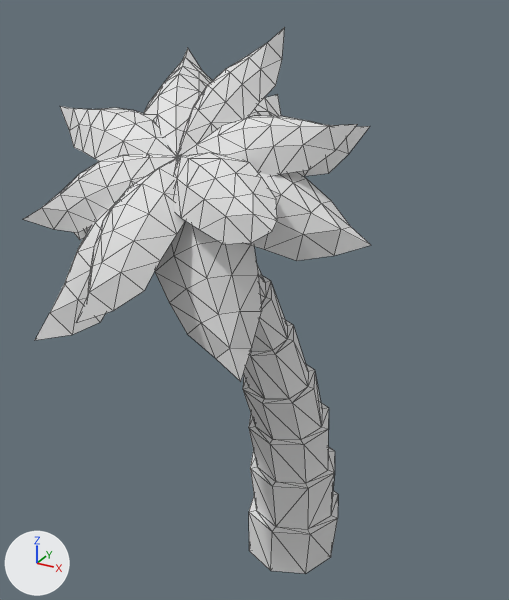
What one commit did to the FBX model Unity Files/Assets/PlunderSail/Meshes/OceanStandard/Foilage/Tree_002_OceanStandard_002_Palm.fbx.
Rendered twice from a camera (50 mm lens) standing at (2.99, -6.41, 6.48) and looking at (-0.28, -0.46, 3.51). Lighting does not change. The marker at lower left points along +X, +Y and +Z. Mesh edges are drawn as thin lines. Materials are left out; every surface is plain grey. Where no turn or scale is listed for an object, it has been applied to the vertices. Vertices at the same position are counted once.

The first picture shows 'Tree_004_OceanStandard_004_Palm'.
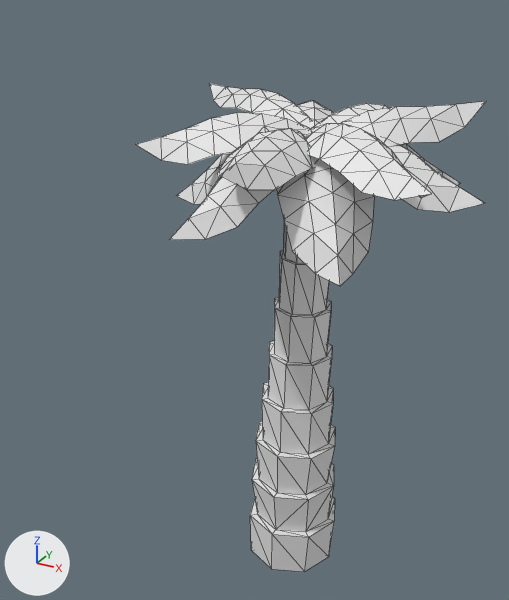
What differs and where, as boxes [x1, y1, x2, y2] in the pictures (509 x 600 px; the box of a moved part takes in the faces that stretch with it):
'Tree_004_OceanStandard_004_Palm', reshaped (11% shorter): before [23, 27, 370, 573]; after [135, 84, 486, 572]
part 1 of me_mesh, moved or reshaped: before [175, 94, 281, 158]; after [210, 84, 312, 128]
part 2 of me_mesh, moved or reshaped: before [144, 48, 212, 156]; after [135, 113, 310, 164]
part 3 of me_mesh, moved or reshaped: before [298, 125, 370, 176]; after [217, 128, 316, 190]
part 4 of me_mesh, moved or reshaped: before [177, 115, 357, 176]; after [305, 123, 432, 200]
part 5 of me_mesh, moved or reshaped: before [246, 172, 370, 261]; after [296, 101, 334, 129]
part 6 of me_mesh, moved or reshaped (not visible before): after [341, 101, 486, 146]
part 7 of me_mesh, moved or reshaped: before [60, 106, 176, 161]; after [311, 103, 388, 129]
part 8 of me_mesh, moved or reshaped: before [76, 158, 185, 323]; after [277, 158, 374, 286]
part 9 of me_mesh, moved or reshaped: before [74, 227, 90, 240]; after [169, 136, 305, 240]
part 10 of me_mesh, moved or reshaped: before [23, 155, 176, 233]; after [177, 152, 233, 204]
part 11 of me_mesh, moved or reshaped (not visible afterwards): before [155, 221, 262, 382]
part 12 of me_mesh, added: after [400, 144, 460, 185]
part 13 of me_mesh, added: after [383, 142, 485, 212]
part 14 of me_mesh, deleted: before [174, 27, 285, 244]
part 15 of me_mesh, deleted: before [35, 198, 120, 340]
part 16 of me_mesh, moved or reshaped: before [243, 263, 338, 573]; after [250, 223, 335, 572]

The change, as a diff of the scene's bpy script:
```diff
--- a/Unity Files/Assets/PlunderSail/Meshes/OceanStandard/Foilage/Tree_002_OceanStandard_002_Palm.fbx.py
+++ b/Unity Files/Assets/PlunderSail/Meshes/OceanStandard/Foilage/Tree_002_OceanStandard_002_Palm.fbx.py
@@ me_mesh @@
-me_mesh.from_pydata(...)  # 621 vertices, 960 faces; spans x -2.22..1.25, y -2.85..0.6, z 0.0..6.19
+me_mesh.from_pydata(...)  # 622 vertices, 960 faces; spans x -1.46..1.83, y -1.7..1.61, z 0.0..5.55
+# me_mesh part 1: the loose piece of 34 vertices spanning x -0.96..0.02, y -1.52..0.38, z 4.92..5.53 is multiplied about its middle by the matrix ((0.106, -0.784, 0.104), (0.675, 0.09, 0.122), (-0.143, 0.064, 0.756)), then moved by (-0.1, 0.8, 0.07)
+# me_mesh part 2: the loose piece of 34 vertices spanning x -1.28..-0.32, y -1.47..-0.14, z 4.99..5.95 is multiplied about its middle by the matrix ((-0.183, -0.877, -0.437), (0.959, -0.069, -0.262), (0.2, -0.469, 0.857)), then moved by (0.24, 0.37, -0.36)
+# me_mesh part 3: the loose piece of 34 vertices spanning x -0.64..0.75, y -1.47..-0.13, z 4.88..5.45 is multiplied about its middle by the matrix ((-0.578, 0.478, 0.568), (-0.643, -0.682, -0.081), (0.371, -0.438, 0.746)), then moved by (0.03, 0.01, -0.12)
+# me_mesh part 4: the loose piece of 34 vertices spanning x -0.52..0.96, y -1.53..-0.86, z 4.95..5.53 is multiplied about its middle by the matrix ((0.682, 0.584, 0.703), (-0.911, 0.495, 0.473), (-0.063, -0.845, 0.763)), then moved by (0.56, 0.73, -0.23)
+# me_mesh part 5: the loose piece of 34 vertices spanning x -0.54..1.25, y -1.68..-1.03, z 4.45..5.21 is multiplied about its middle by the matrix ((-0.553, -0.794, -0.371), (0.834, -0.331, -0.538), (0.289, -0.616, 0.791)), then moved by (-0.61, 2.12, 0.26)
+# me_mesh part 6: the loose piece of 34 vertices spanning x -1.78..-0.38, y -1.48..-0.07, z 4.83..5.42 is multiplied about its middle by the matrix ((-0.295, 0.911, -0.023), (-0.831, -0.226, -0.538), (-0.589, -0.163, 0.754)), then moved by (1.85, 1.04, 0.03)
+# me_mesh part 7: the loose piece of 34 vertices spanning x -2.1..-0.45, y -1.63..-0.9, z 4.95..5.49 is multiplied about its middle by the matrix ((-0.222, 0.941, 0.439), (-0.972, -0.262, -0.016), (0.096, -0.407, 0.906)), then moved by (1.75, 1.99, -0.1)
+# me_mesh part 8: the loose piece of 34 vertices spanning x -0.86..-0.1, y -2.85..-1.38, z 4.2..5.17 is multiplied about its middle by the matrix ((0.977, -0.661, -0.022), (0.648, 0.994, 0.159), (-0.067, -0.158, 1.151)), then moved by (1.05, 1.49, 0.05)
+# me_mesh part 9: the loose piece of 34 vertices spanning x -2.22..-0.38, y -1.75..-0.97, z 4.27..5.15 is multiplied about its middle by the matrix ((0.532, -0.446, -0.545), (0.801, 0.402, 0.292), (0.1, -0.686, 0.677)), then moved by (1.11, 0.63, 0.06)
+# me_mesh part 10: the loose piece of 34 vertices spanning x -1.74..-0.39, y -2.09..-1.29, z 4.53..5.19 is multiplied about its middle by the matrix ((0.871, 0.749, -0.004), (-0.603, 0.962, 0.506), (0.309, -0.224, 1.004)), then moved by (0.49, 1.68, -0.1)
+# me_mesh part 11: the loose piece of 34 vertices spanning x -0.69..0.51, y -2.11..-1.2, z 3.58..5.15 is multiplied about its middle by the matrix ((-0.783, -0.494, -0.202), (0.522, -0.7, -0.389), (0.042, -0.451, 0.824)), then moved by (0.14, 2.3, 0.31)
+# me_mesh part 12: the loose piece of 34 vertices spanning x -0.64..0.75, y -1.47..-0.13, z 4.88..5.45 is copied, and the copy is multiplied about its middle by the matrix ((1.0, 0.023, 0.012), (-0.037, 0.821, 0.545), (0.003, -0.581, 0.814)), then moved by (0.58, 1.33, -0.32); it spans x -0.07..1.35, y -0.16..1.14, z 4.53..5.24
+# me_mesh part 13: the loose piece of 34 vertices spanning x -0.64..0.75, y -1.47..-0.13, z 4.88..5.45 is copied, and the copy is multiplied about its middle by the matrix ((0.712, 0.609, 0.316), (-0.701, 0.611, 0.362), (0.028, -0.515, 0.853)), then moved by (0.82, 0.84, -0.26); it spans x 0.05..1.83, y -0.39..0.42, z 4.63..5.26
+# me_mesh part 14: the loose piece of 67 vertices spanning x -0.59..0.85, y -2.25..-0.6, z 4.75..6.19 is deleted
+# me_mesh part 15: the loose piece of 34 vertices spanning x -1.37..-0.24, y -2.48..-1.22, z 3.66..5.14 is deleted
+# me_mesh part 16: 145 vertices removed from x -0.78..0.61, y -1.55..0.6, z 0.0..5.11; 145 vertices added at x -0.53..0.58, y -0.57..0.55, z 0.0..5.0
```
